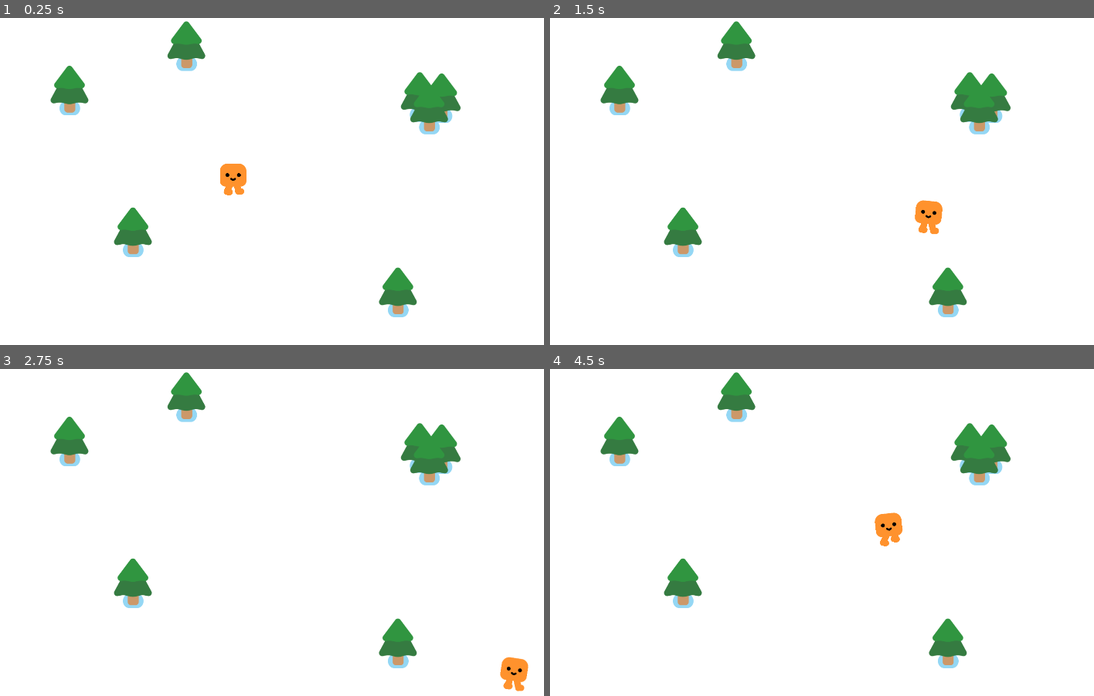
Above: before the commit, frames 1-4 (two rows, left to right).
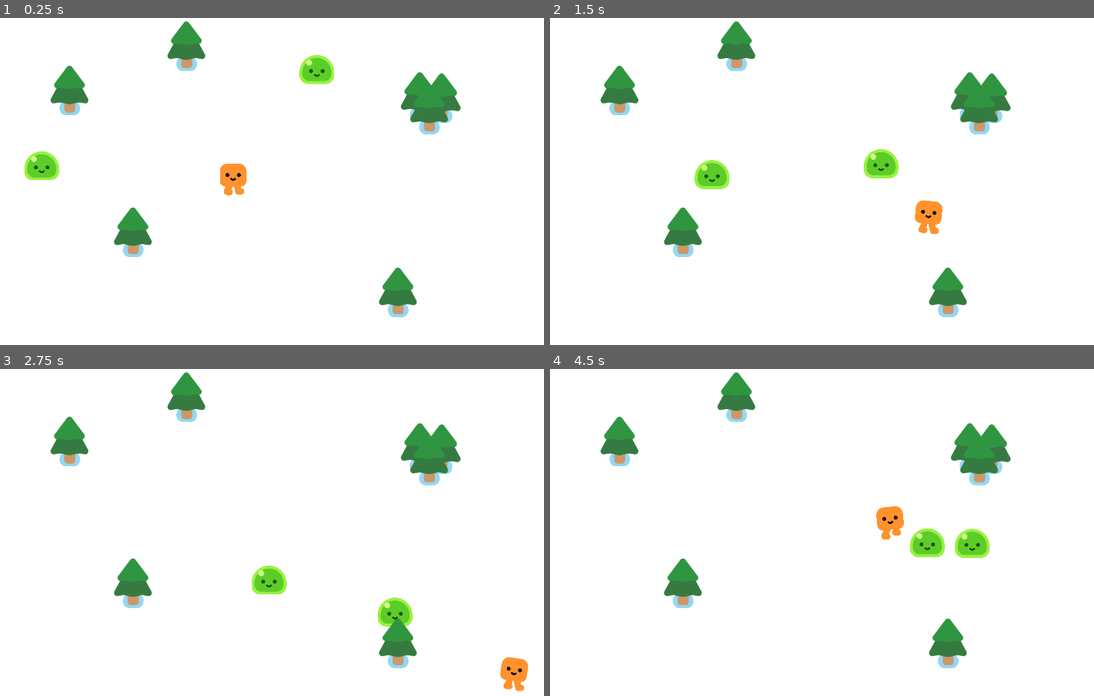
Above: after the commit, the same moments.

Repository: jferris72/gd-2d-tutorial
Game: Godot game, scene res://survivors_game.tscn
Two runs of this game, one before a commit and one after it. Both use one fixed random seed, a clock stepped at 60 frames per second and the inputs below.
Inputs:
- Up to frame 1 (0.25 s): no input
- Up to frame 2 (1.5 s): hold D (move_right) 0.53-1.28 s; hold S (move_down) from 1.28 s (still down)
- Up to frame 3 (2.75 s): release S (move_down) at 2.03 s; hold D (move_right) from 2.03 s (still down)
- Up to frame 4 (4.5 s): release D (move_right) at 2.78 s; hold W (move_up) 2.78-3.53 s; hold A (move_left) from 3.53 s (still down)

The runs differ from the first frame. In frame 1, 1.0% of the frame differs, in the area x 4-62%, y 11-50%; in frame 2, 1.0%; in frame 3, 0.9%; in frame 4, 1.3%, in the area x 59-81%, y 41-58%.

Commit message:
Add mobs that follow player

Diff:
--- /dev/null
+++ b/2d-project-start/mob.gd
@@ -0,0 +1,9 @@
+extends CharacterBody2D
+
+
+@onready var player = get_node("/root/Game/Player")
+
+func _physics_process(delta):
+	var direction := global_position.direction_to(player.global_position)
+	velocity = direction * 300.0
+	move_and_slide()
--- /dev/null
+++ b/2d-project-start/mob.tscn
@@ -0,0 +1,16 @@
+[gd_scene load_steps=4 format=3 uid="uid://cfahohgbithjo"]
+
+[ext_resource type="PackedScene" uid="uid://ogik4s70pgwl" path="res://characters/slime/slime.tscn" id="1_dy6sc"]
+[ext_resource type="Script" uid="uid://b5m376h8r1256" path="res://mob.gd" id="1_nokgg"]
+
+[sub_resource type="CircleShape2D" id="CircleShape2D_nokgg"]
+radius = 50.04
+
+[node name="Mob" type="CharacterBody2D"]
+script = ExtResource("1_nokgg")
+
+[node name="Slime" parent="." instance=ExtResource("1_dy6sc")]
+
+[node name="CollisionShape2D" type="CollisionShape2D" parent="."]
+position = Vector2(0, -29)
+shape = SubResource("CircleShape2D_nokgg")
--- a/2d-project-start/survivors_game.tscn
+++ b/2d-project-start/survivors_game.tscn
@@ -1,7 +1,8 @@
-[gd_scene load_steps=3 format=3 uid="uid://cwaymhyqo8q6k"]
+[gd_scene load_steps=4 format=3 uid="uid://cwaymhyqo8q6k"]
 
 [ext_resource type="PackedScene" uid="uid://dw1atte4fiqdo" path="res://player.tscn" id="1_y3pti"]
 [ext_resource type="PackedScene" uid="uid://dn0u1yyidxcrs" path="res://pine_tree.tscn" id="2_l26od"]
+[ext_resource type="PackedScene" uid="uid://cfahohgbithjo" path="res://mob.tscn" id="3_l26od"]
 
 [node name="Game" type="Node2D"]
 y_sort_enabled = true
@@ -15,6 +16,12 @@
 
 [node name="Player" parent="." instance=ExtResource("1_y3pti")]
 position = Vector2(889, 542)
+
+[node name="Mob" parent="." instance=ExtResource("3_l26od")]
+position = Vector2(218, 488)
+
+[node name="Mob2" parent="." instance=ExtResource("3_l26od")]
+position = Vector2(1192, 134)
 
 [node name="StaticBody2D" parent="." instance=ExtResource("2_l26od")]
 position = Vector2(380, 278)
Not shown, added: 2d-project-start/mob.gd.uid
